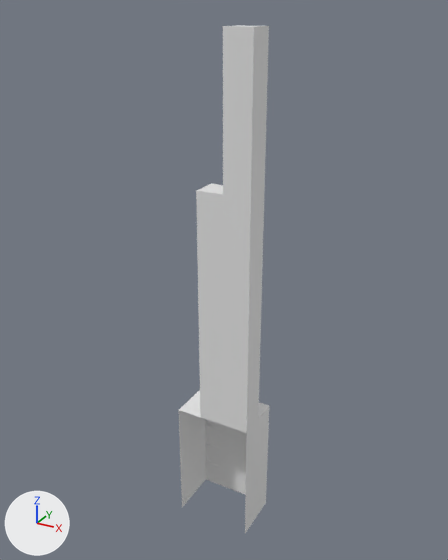
The FBX model Flappy/Assets/_Game/Mesh/SkyScraperModule03.fbx as it was, and as the next commit left it.
Rendered twice from a camera (50 mm lens) standing at (2.02, -17.07, 7.5) and looking at (-8.04, 1.22, -1.65). Arrows for +X, +Y and +Z are at lower left; the lights stay in place. Where no turn or scale is listed for an object, it has been applied to the vertices. Vertices at the same position are counted once.

Objects in the first picture: 'Skyscraper.003'.
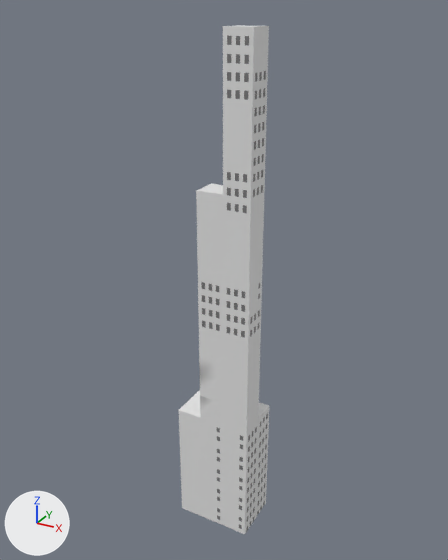
The newer file is also turned or shifted as a whole; pictures and numbers use the older file's frame.

Location of each change, [x1, y1, x2, y2] in pixels of the pictures (448 x 560 px):
'Skyscraper.003', reshaped
    before: [179, 25, 269, 533]
    after: [179, 25, 269, 534]
part 1 of me_plane_279, added
    after: [200, 418, 223, 446]
part 2 of me_plane_279, added
    after: [179, 410, 201, 439]
part 3 of me_plane_279, added
    after: [223, 425, 247, 455]
part 4 of me_plane_279, added
    after: [201, 439, 223, 467]
part 5 of me_plane_279, added
    after: [179, 431, 201, 459]
part 6 of me_plane_279, added
    after: [223, 447, 246, 476]
part 7 of me_plane_279, added
    after: [201, 459, 223, 487]
part 8 of me_plane_279, added
    after: [180, 451, 202, 479]
part 9 of me_plane_279, added
    after: [223, 467, 246, 496]
part 10 of me_plane_279, added
    after: [202, 479, 223, 506]
part 11 of me_plane_279, added
    after: [223, 487, 246, 515]
part 12 of me_plane_279, added
    after: [181, 490, 202, 516]
part 13 of me_plane_279, added
    after: [223, 507, 245, 534]
part 14 of me_plane_279, added
    after: [181, 471, 223, 525]

Edits to the bpy script that builds the scene:
```text
Change mat_glass:
    mat_glass.base_color: (0.8, 0.8, 0.8) -> (0.19, 0.19, 0.19)  # white #e7e7e7 -> grey #797979
Change me_plane_279:
    used by ob_skyscraper_003; location = (-7.14, 0.18, 0.74)
    remove me_plane_279.from_pydata(...)  # 1343 vertices, 1245 faces; spans x -2.2..0.8, y -0.3..1.7, z -12.7..6.3
    add me_plane_279.from_pydata(...)  # 1478 vertices, 1370 faces; spans x -2.2..0.8, y -0.3..1.7, z -12.7..6.3
    me_plane_279 part 1: the loose piece of 12 vertices spanning x -1.2..-0.2, y 1.7, z -8.7..-7.7 is copied, and the copy is scaled about its middle by (-1, -1.12, 1), then moved by (0.0, -2.0, 0.0); it spans x -1.2..-0.2, y -0.3, z -8.7..-7.7
    me_plane_279 part 2: the loose piece of 4 vertices spanning x -0.2..0.8, y 1.7, z -8.7..-7.7 is copied, and the copy is moved by (-2.0, -2.0, 0.0); it spans x -2.2..-1.2, y -0.3, z -8.7..-7.7
    me_plane_279 part 3: the loose piece of 12 vertices spanning x -1.2..-0.2, y 1.7, z -8.7..-7.7 is copied, and the copy is scaled about its middle by (-1, -1.18, 1), then moved by (1.0, -2.0, 0.0); it spans x -0.2..0.8, y -0.3, z -8.7..-7.7
    me_plane_279 part 4: the loose piece of 12 vertices spanning x -1.2..-0.2, y 1.7, z -9.7..-8.7 is copied, and the copy is scaled about its middle by (-1, -1.29, 1), then moved by (0.0, -2.0, 0.0); it spans x -1.2..-0.2, y -0.3, z -9.7..-8.7
    me_plane_279 part 5: the loose piece of 4 vertices spanning x -0.2..0.8, y 1.7, z -9.7..-8.7 is copied, and the copy is moved by (-2.0, -2.0, 0.0); it spans x -2.2..-1.2, y -0.3, z -9.7..-8.7
    me_plane_279 part 6: the loose piece of 12 vertices spanning x -1.2..-0.2, y 1.7, z -9.7..-8.7 is copied, and the copy is scaled about its middle by (-1, -1.33, 1), then moved by (1.0, -2.0, 0.0); it spans x -0.2..0.8, y -0.3, z -9.7..-8.7
    me_plane_279 part 7: the loose piece of 12 vertices spanning x -1.2..-0.2, y 1.7, z -10.7..-9.7 is copied, and the copy is scaled about its middle by (-1, -1.17, 1), then moved by (0.0, -2.0, 0.0); it spans x -1.2..-0.2, y -0.3, z -10.7..-9.7
    me_plane_279 part 8: the loose piece of 4 vertices spanning x -0.2..0.8, y 1.7, z -10.7..-9.7 is copied, and the copy is moved by (-2.0, -2.0, 0.0); it spans x -2.2..-1.2, y -0.3, z -10.7..-9.7
    me_plane_279 part 9: the loose piece of 12 vertices spanning x -1.2..-0.2, y 1.7, z -10.7..-9.7 is copied, and the copy is scaled about its middle by (-1, -1.19, 1), then moved by (1.0, -2.0, 0.0); it spans x -0.2..0.8, y -0.3, z -10.7..-9.7
    me_plane_279 part 10: the loose piece of 12 vertices spanning x -1.2..-0.2, y 1.7, z -11.7..-10.7 is copied, and the copy is scaled about its middle by (-1, -1.21, 1), then moved by (0.0, -2.0, 0.0); it spans x -1.2..-0.2, y -0.3, z -11.7..-10.7
    me_plane_279 part 11: the loose piece of 12 vertices spanning x -1.2..-0.2, y 1.7, z -11.7..-10.7 is copied, and the copy is scaled about its middle by (-1, -1.22, 1), then moved by (1.0, -2.0, 0.0); it spans x -0.2..0.8, y -0.3, z -11.7..-10.7
    me_plane_279 part 12: the loose piece of 4 vertices spanning x -0.2..0.8, y 1.7, z -12.7..-11.7 is copied, and the copy is moved by (-2.0, -2.0, 0.0); it spans x -2.2..-1.2, y -0.3, z -12.7..-11.7
    me_plane_279 part 13: the loose piece of 12 vertices spanning x -1.2..-0.2, y 1.7, z -12.7..-11.7 is copied, and the copy is scaled about its middle by (-1, -1.77, 1), then moved by (1.0, -2.0, 0.0); it spans x -0.2..0.8, y -0.3, z -12.7..-11.7
    me_plane_279 part 14: a new loose piece of 15 vertices spanning x -2.2..-0.2, y -0.3, z -12.7..-10.7
```
